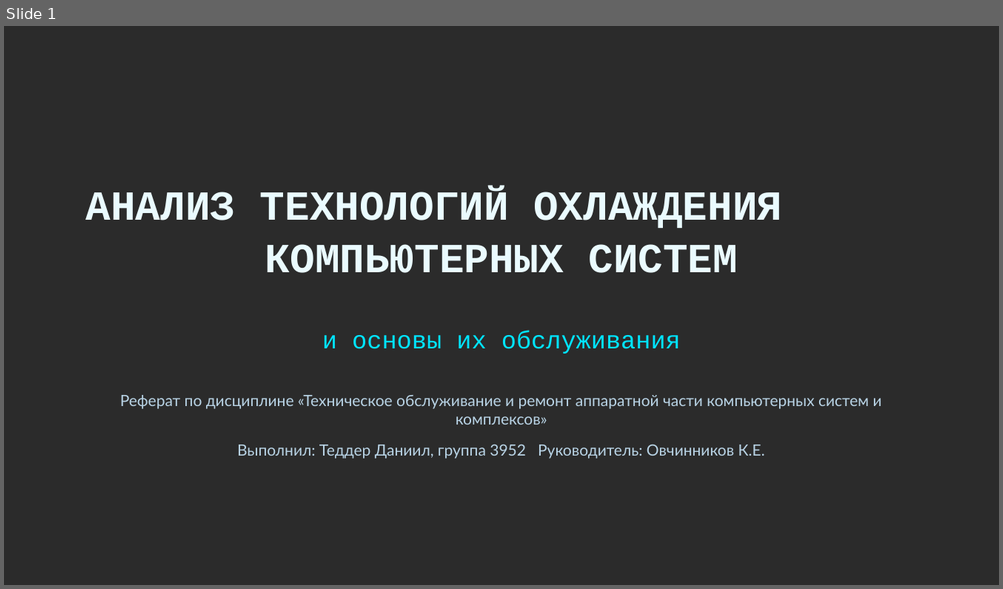
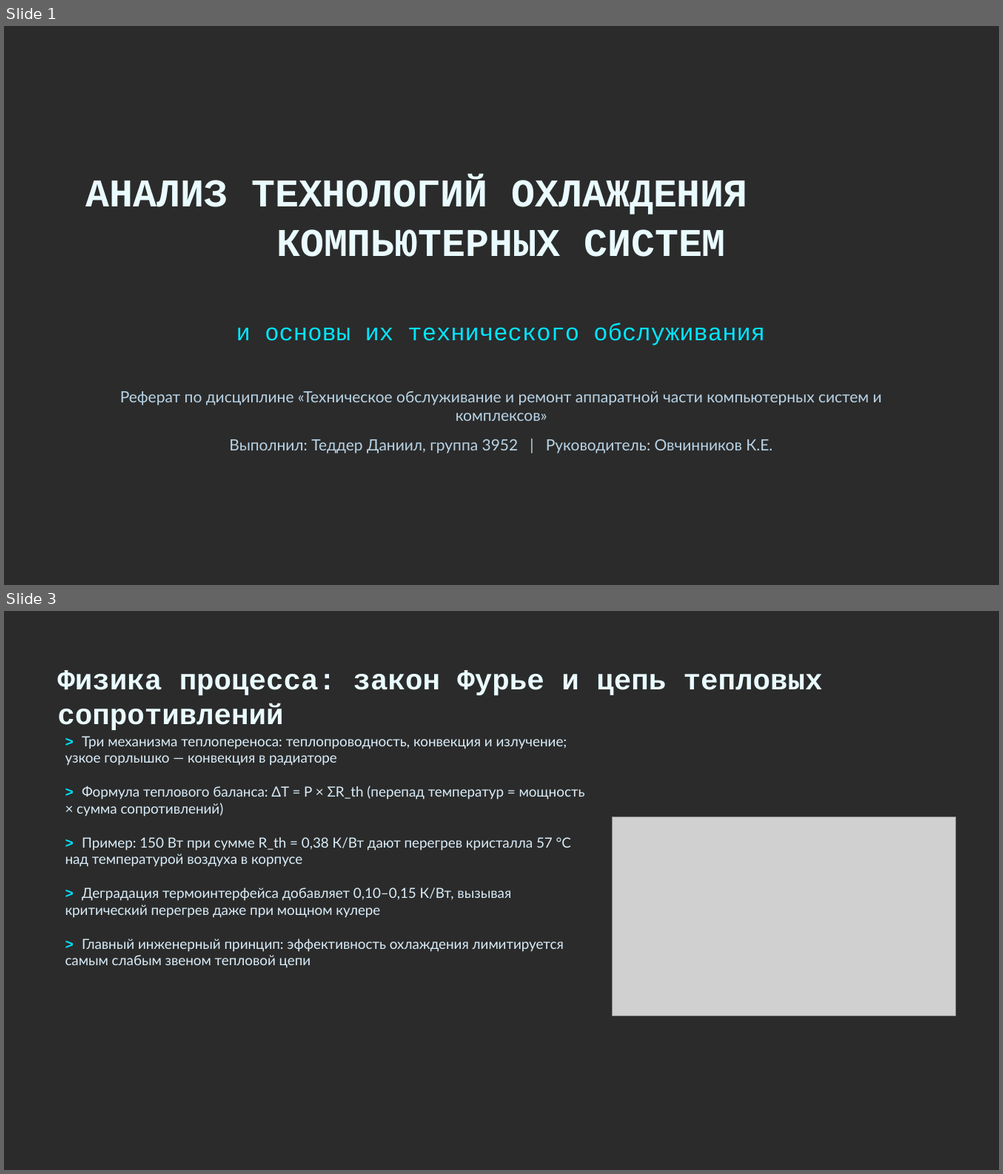
Before and after one commit to Danjar2005/Referat-Ovechka, a slide deck: ОВЧ-ЭКЗ/Итоговые работы/3952_Теддер_Д_ОхлаждениеКомпьютерныхСистем_Презентация.pptx. Shown one above the other, each under a label of ours: slide 1 before the commit, slides 1 and 3 after it; the slides between them are not shown. The pictures are 1003x589 and 1003x1174 pixels, drawn with LibreOffice and Linux fonts; fonts in the diff are those of the drawing; grey boxes stand for pictures; background and template pictures are left out; a plain dark background stands for a picture behind light text. Boxes give left, top, right and bottom in pixels: in the first picture for what was removed or moved away, otherwise in the second. Text is boxed around its words. In the diff, an @@ line names an element or a change of style, - is before the commit and + after.

```diff
--- a/ОВЧ-ЭКЗ/Итоговые работы/3952_Теддер_Д_ОхлаждениеКомпьютерныхСистем_Презентация.pptx
+++ b/ОВЧ-ЭКЗ/Итоговые работы/3952_Теддер_Д_ОхлаждениеКомпьютерныхСистем_Презентация.pptx
@@ slide 3 added at [4,611,999,1170], background picture (left out) @@
@@ text added at [57,670,822,730], 28 pt, text #EAFBFF, bold @@
+Физика процесса: закон Фурье и цепь тепловых сопротивлений
@@ text added at [65,736,567,766], 13.5 pt, text #D9ECF8 @@
+> Три механизма теплопереноса: теплопроводность, конвекция и излучение; узкое горлышко — конвекция в радиаторе
@@ text added at [77,786,585,817], 13.5 pt, text #D9ECF8 @@
+> Формула теплового баланса: ΔT = P × ΣR_th (перепад температур = мощность × сумма сопротивлений)
@@ picture added at [612,817,956,1017] @@
@@ text added at [65,837,571,867], 13.5 pt, text #D9ECF8 @@
+> Пример: 150 Вт при сумме R_th = 0,38 К/Вт дают перегрев кристалла 57 °C над температурой воздуха в корпусе
@@ text added at [65,888,511,918], 13.5 pt, text #D9ECF8 @@
+> Деградация термоинтерфейса добавляет 0,10–0,15 К/Вт, вызывая критический перегрев даже при мощном кулере
@@ text added at [65,939,563,968], 13.5 pt, text #D9ECF8 @@
+> Главный инженерный принцип: эффективность охлаждения лимитируется самым слабым звеном тепловой цепи
@@ slide 1 changed as well @@
@@ text "АНАЛИЗ ТЕХНОЛОГИЙ ОХЛАЖДЕНИЯ КОМПЬЮТЕРНЫХ СИСТЕМ": place and size @@
-text "АНАЛИЗ ТЕХНОЛОГИЙ ОХЛАЖДЕНИЯ КОМПЬЮТЕРНЫХ СИСТЕМ" at [86,190,782,273]
+text "АНАЛИЗ ТЕХНОЛОГИЙ ОХЛАЖДЕНИЯ КОМПЬЮТЕРНЫХ СИСТЕМ" at [86,178,747,257]
@@ text "АНАЛИЗ ТЕХНОЛОГИЙ ОХЛАЖДЕНИЯ КОМПЬЮТЕРНЫХ СИСТЕМ" at [86,178,747,257]: size 40 to 38 pt @@
@@ text at [236,323,765,346]: text changed; size 24 to 23 pt @@
-и основы их обслуживания
+и основы их технического обслуживания
@@ text "Реферат по дисциплине «Техническое обслуживание ...": place and size @@
-text "Реферат по дисциплине «Техническое обслуживание ..." at [120,395,882,425]
+text "Реферат по дисциплине «Техническое обслуживание ..." at [120,392,882,421]
@@ text at [229,440,772,454]: text changed @@
-Выполнил: Теддер Даниил, группа 3952 Руководитель: Овчинников К.Е.
+Выполнил: Теддер Даниил, группа 3952 | Руководитель: Овчинников К.Е.
```
Also in this commit, not shown: 13 other slides added, 13 slides removed, 2 other files.
